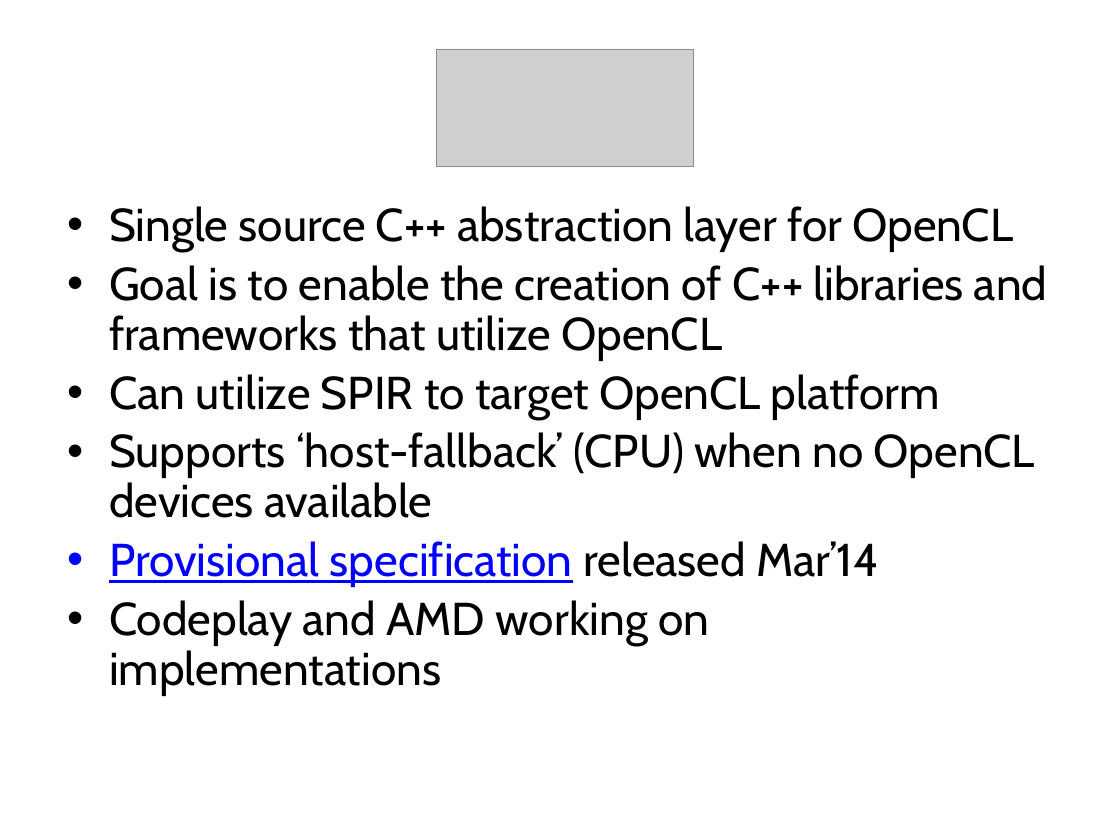
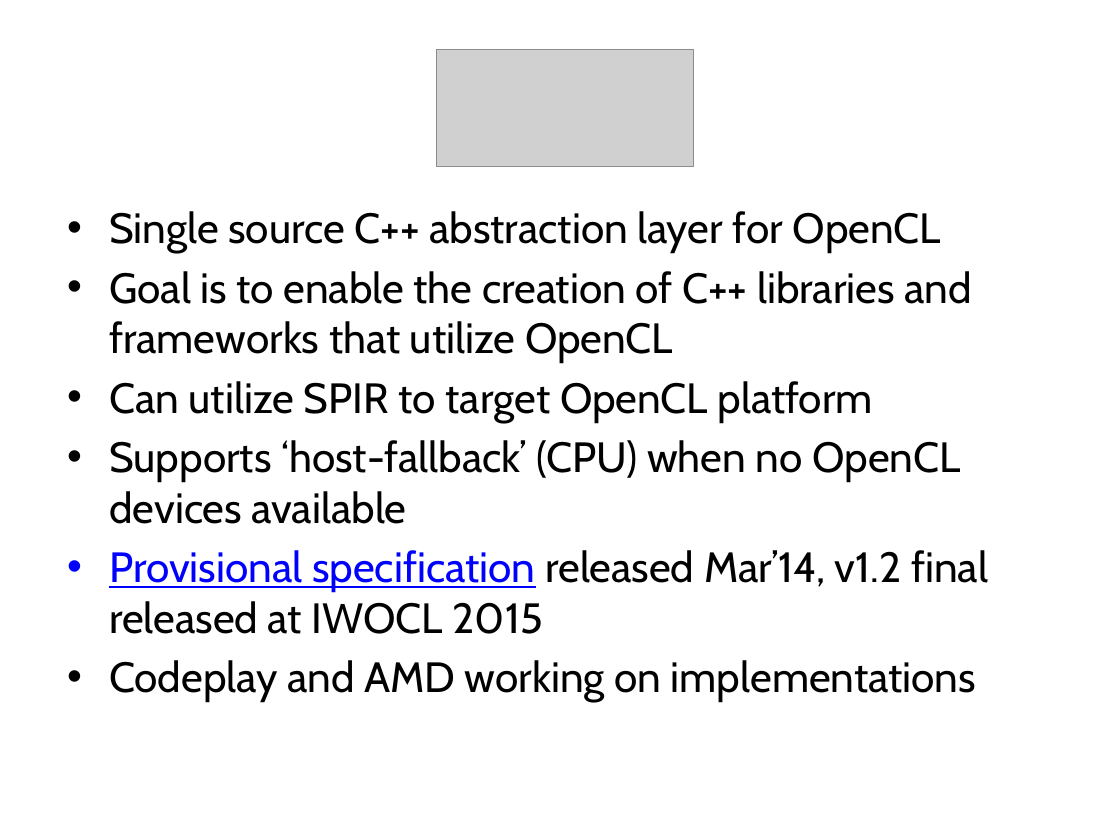
Before and after one commit to UoB-HPC/opencl-training-code, a slide deck: slide 7 of slides/advanced_outro.pptx. Drawn at 1120x840 pixels with LibreOffice and Linux fonts; fonts in the diff are those of the drawing; grey boxes stand for pictures. Boxes give left, top, right and bottom in pixels: in the first picture for what was removed or moved away, otherwise in the second. Text is boxed around its words. In the diff, an @@ line names an element or a change of style, - is before the commit and + after.

Commit message:
Updated outro for IWOCL 2016
Updated to OpenCL 2.1, SPIR-V, other relevant updates.

```diff
--- a/slides/advanced_outro.pptx
+++ b/slides/advanced_outro.pptx
@@ text at box(109, 211, 976, 702): size 29.6 to 27.2 pt in "Single source C++ abstraction layer for OpenCL", "Goal is to enable the creation of ...", "Can utilize SPIR to target OpenCL platform", "Supports ‘host-fallback’ (CPU) when no OpenCL devices ..." and 1 more places; line spacing 0.9 to 1 @@
@@ text at box(109, 550, 988, 634): text changed; size 29.6 to 27.2 pt; text colour #0000FF to #000000 @@
-• Provisional specification released Mar’14
+• Provisional specification released Mar’14, v1.2 final released at IWOCL 2015
```
Also in this commit, not shown: 8 other slides changed, 1 slide added, 1 slide removed.
